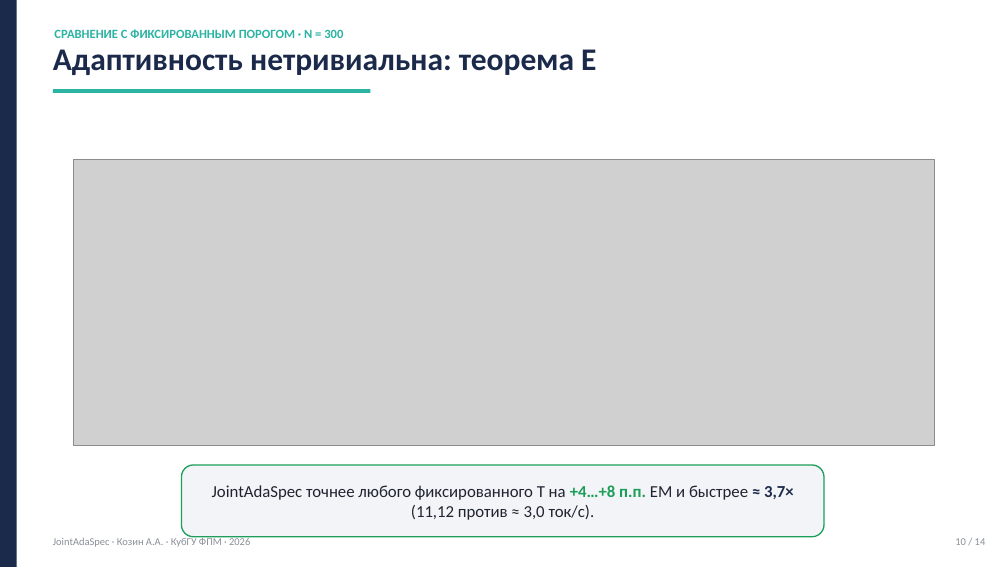
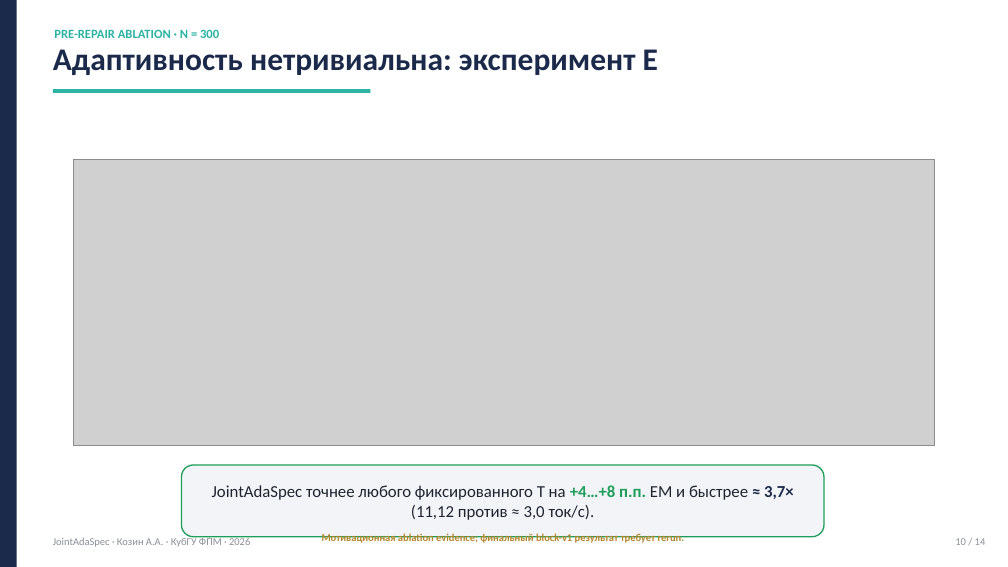
Before and after one commit to levvius/adaptive-speculative-decoding, a slide deck: slide 10 of papers/dist/JointAdaSpec_defense.pptx. Drawn at 1008x567 pixels with LibreOffice and Linux fonts; fonts in the diff are those of the drawing; grey boxes stand for pictures. Boxes give left, top, right and bottom in pixels: in the first picture for what was removed or moved away, otherwise in the second. Text is boxed around its words. In the diff, an @@ line names an element or a change of style, - is before the commit and + after.

```diff
--- a/papers/dist/JointAdaSpec_defense.pptx
+++ b/papers/dist/JointAdaSpec_defense.pptx
@@ text at <box>54,29,219,38</box>: text changed @@
-СРАВНЕНИЕ С ФИКСИРОВАННЫМ ПОРОГОМ · N = 300
+PRE-REPAIR ABLATION · N = 300
@@ text at <box>53,49,658,75</box>: text changed @@
-Адаптивность нетривиальна: теорема E
+Адаптивность нетривиальна: эксперимент E
@@ text added at <box>322,533,685,543</box>, 10 pt, text #B5852A, bold @@
+Мотивационная ablation evidence; финальный block-v1 результат требует rerun.
```
Also in this commit, not shown: 6 other slides changed, 3 other files.
